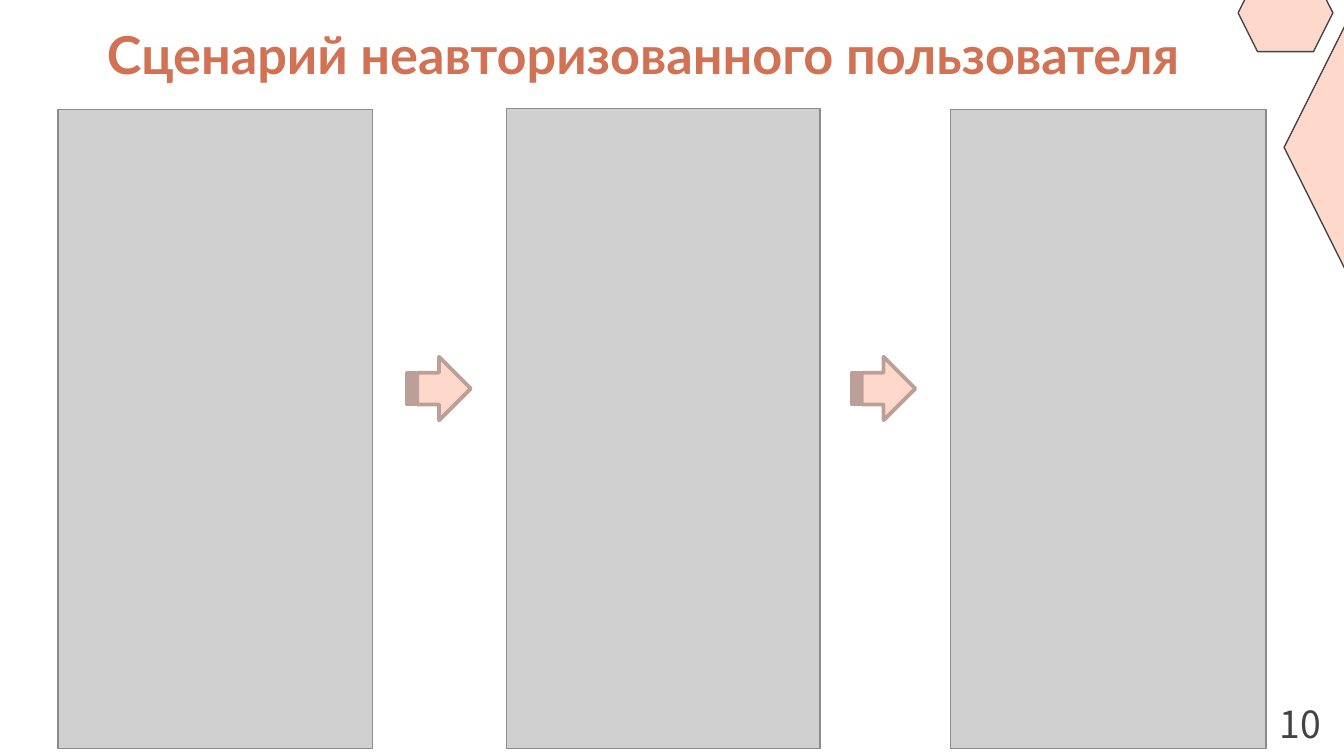
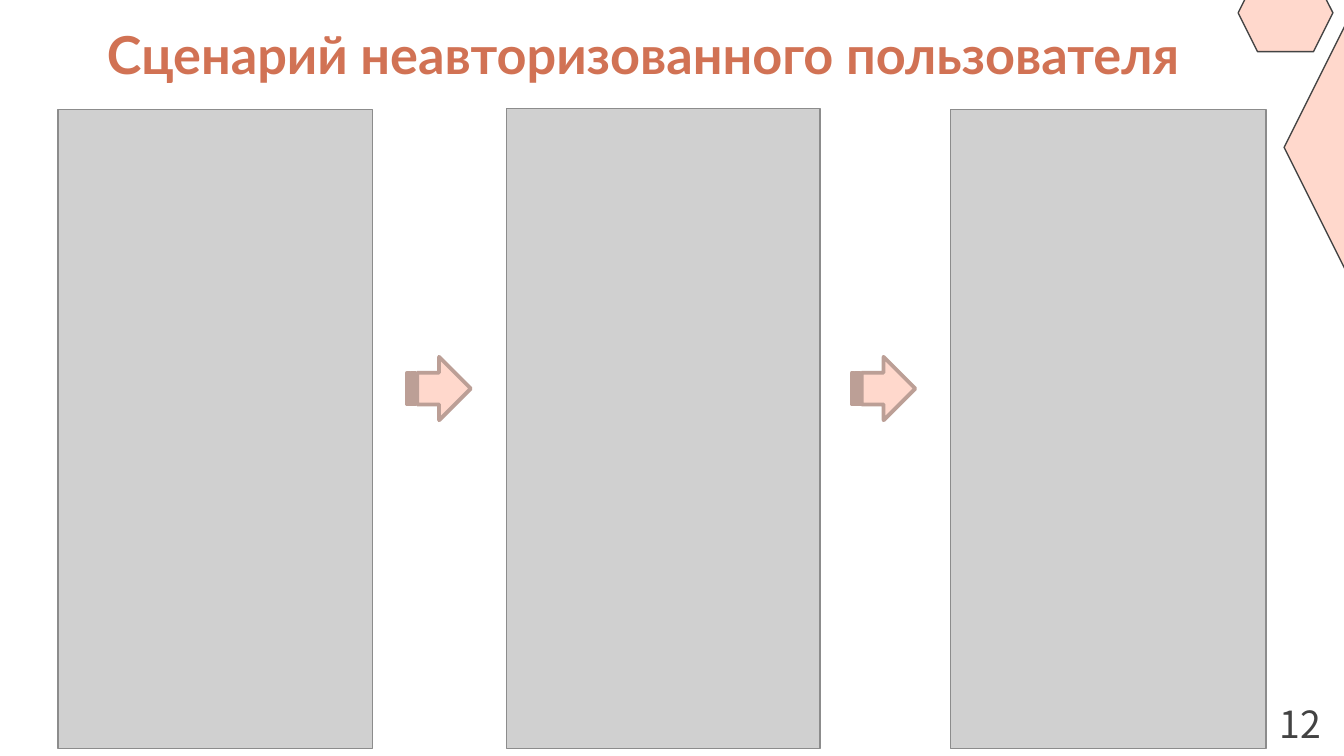
Before and after one commit to Puroktor/PicStorm, a slide deck: slide 12 of docs/PicStorm_Slides.pptx (slide 10 before the commit). Drawn at 1344x756 pixels with LibreOffice and Linux fonts; fonts in the diff are those of the drawing; grey boxes stand for pictures. Boxes give left, top, right and bottom in pixels: in the first picture for what was removed or moved away, otherwise in the second. Text is boxed around its words. In the diff, an @@ line names an element or a change of style, - is before the commit and + after.

```diff
--- a/docs/PicStorm_Slides.pptx
+++ b/docs/PicStorm_Slides.pptx
@@ text at box(1279, 710, 1320, 738): text changed @@
-10
+12
```
Also in this commit, not shown: 9 other slides changed, 6 slides added, 2 slides removed, 4 other files.
